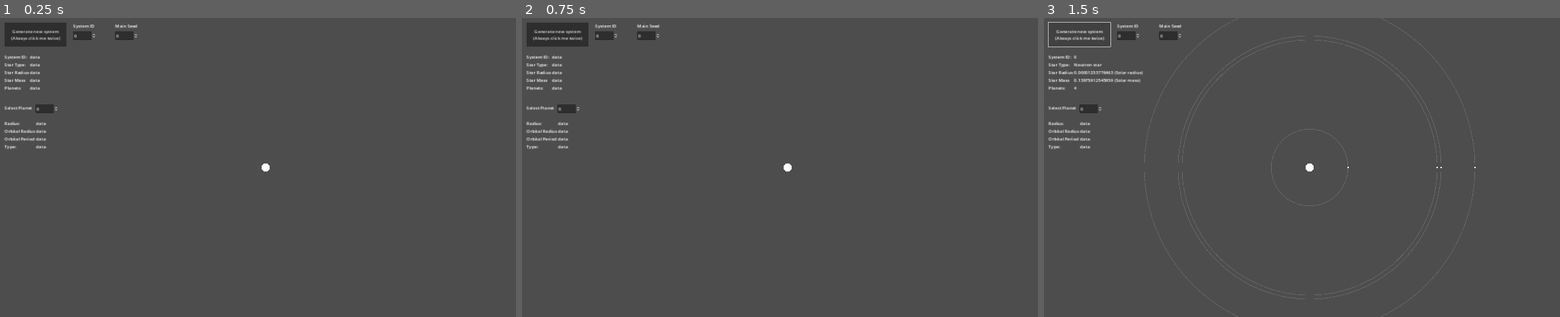
Above: before the commit, frames 1-3 (left to right).
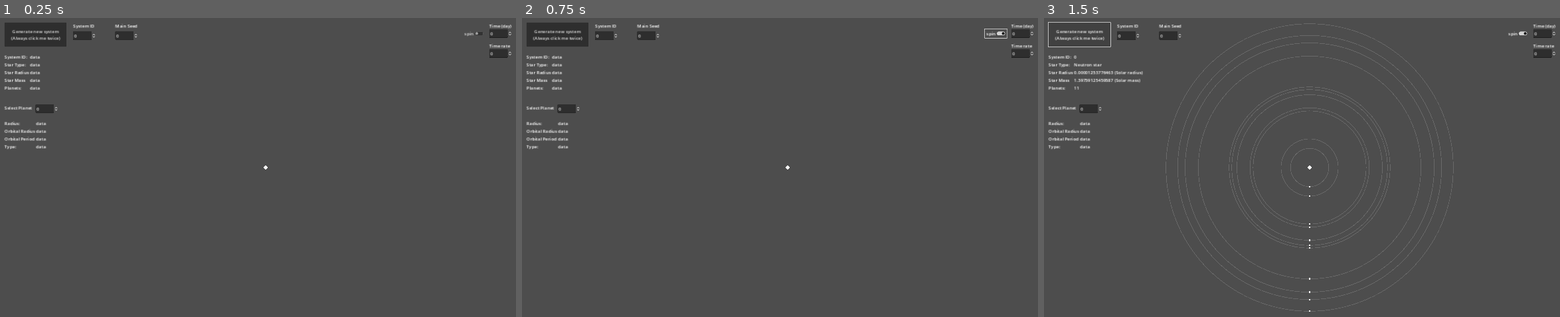
Above: after the commit, the same moments.

Repository: supereason333/untitled-space-game
Game: Godot game, scene res://dev/2nd_system_generation_map.tscn
Two runs of this game, one before a commit and one after it. Both use one fixed random seed, a clock stepped at 60 frames per second and the inputs below. This scene is started directly instead of the project's main scene.
Inputs (mouse positions are in pixels of both pictures, inside the frame that each line leads up to):
- Up to frame 1 (0.25 s): no input
- Up to frame 2 (0.75 s): click (996, 32) at 0.5 s, where only the run after the commit has a clickable "spin"
- Up to frame 3 (1.5 s): click "Generate new system (Always c…" at 1.25 s

The runs differ from the first frame. In frame 1, 0.3% of the frame differs, in the area x 50-100%, y 2-52%; in frame 2, 0.4%; in frame 3, 3.2%, in the area x 5-100%, y 0-100%.

Commit message:
planets spin around

Diff:
--- a/dev/2nd_system_generation_map.gd
+++ b/dev/2nd_system_generation_map.gd
@@ -2,6 +2,7 @@
 
 @onready var generator := $GeneratorRoot
 @onready var result_system := $ResultSystem
+@onready var time_selector := $GUI/TimeSelect
 
 var system
 var orbit_radius_scale := 30
@@ -13,7 +14,8 @@
 
 # Called every frame. 'delta' is the elapsed time since the previous frame.
 func _process(delta):
-	pass
+	if $GUI/DoSpin.button_pressed:
+		time_selector.value += $GUI/TimeRateSelect.value
 
 func _on_generate_button_pressed():
 	if result_system.get_child_count() != 0:
@@ -32,7 +34,6 @@
 	$GUI/PlanetSelect.max_value = planets - 1
 	$GUI/PlanetSelect.value = 0
 
-
 	queue_redraw()
 
 
@@ -41,19 +42,25 @@
 
 
 func _draw():
-	draw_circle(Vector2(0, 0), 15, Color.WHITE)
+	draw_circle(Vector2(0, 0), 7, Color.WHITE)
 	if system:
+		system = result_system.get_child(0)
 		for node in system.get_children():
-			var pos = Vector2(node.orbital_radius * orbit_radius_scale, 0)
+			var rads = 2 * PI * (time_selector.value / (node.orbital_period / 86400))
+			var pos = Vector2(node.orbital_radius * orbit_radius_scale * sin(rads), node.orbital_radius * orbit_radius_scale * cos(rads))
 			draw_arc(Vector2(0, 0), node.orbital_radius * orbit_radius_scale, 0, 360, 360, Color.DIM_GRAY, 2)
 			draw_circle(pos, 3, Color.WHITE)
 
 
 func _on_planet_select_value_changed(value):
-	system = result_system.get_child(0)
 	if system:
+		system = result_system.get_child(0)
 		var planet = system.get_child($GUI/PlanetSelect.value)
 		$GUI/PlanetLabels/DataLabels/Radius.text = str(planet.radius)
 		$GUI/PlanetLabels/DataLabels/OrbitalRadius.text = str(planet.orbital_radius) + " AU"
-		$GUI/PlanetLabels/DataLabels/OrbitalPeriod.text = str(planet.orbital_period) + " Days"
+		$GUI/PlanetLabels/DataLabels/OrbitalPeriod.text = str(planet.orbital_period / 86400) + " Days"
 		$GUI/PlanetLabels/DataLabels/Type.text = str(GeneratedIDs.PLANET_TYPE_STRING[planet.type])
+
+
+func _on_time_select_value_changed(value):
+	queue_redraw()
--- a/dev/2nd_system_generation_map.tscn
+++ b/dev/2nd_system_generation_map.tscn
@@ -34,6 +34,13 @@
 offset_right = 116.0
 offset_bottom = 338.0
 text = "Select Planet"
+
+[node name="jeepers creepers2" type="Label" parent="GUI"]
+offset_left = 1768.0
+offset_top = 16.0
+offset_right = 1868.0
+offset_bottom = 42.0
+text = "Time (day)"
 
 [node name="IDSpinBox" type="SpinBox" parent="GUI"]
 offset_left = 264.0
@@ -160,6 +167,37 @@
 offset_bottom = 343.0
 max_value = 15.0
 
+[node name="TimeSelect" type="SpinBox" parent="GUI"]
+offset_left = 1768.0
+offset_top = 40.0
+offset_right = 1851.06
+offset_bottom = 71.0
+max_value = 1e+09
+step = 0.1
+
+[node name="DoSpin" type="CheckButton" parent="GUI"]
+offset_left = 1672.0
+offset_top = 40.0
+offset_right = 1753.0
+offset_bottom = 71.0
+text = "spin"
+
+[node name="TimeRateSelect" type="SpinBox" parent="GUI"]
+offset_left = 1768.0
+offset_top = 112.0
+offset_right = 1851.06
+offset_bottom = 143.0
+step = 0.1
+
+[node name="jeepers creepers3" type="Label" parent="GUI"]
+offset_left = 1768.0
+offset_top = 88.0
+offset_right = 1868.0
+offset_bottom = 114.0
+text = "Time rate"
+
 [connection signal="value_changed" from="GUI/SeedSpinBox" to="." method="_on_seed_spin_box_value_changed"]
 [connection signal="pressed" from="GUI/GenerateButton" to="." method="_on_generate_button_pressed"]
 [connection signal="value_changed" from="GUI/PlanetSelect" to="." method="_on_planet_select_value_changed"]
+[connection signal="value_changed" from="GUI/TimeSelect" to="." method="_on_time_select_value_changed"]
+[connection signal="value_changed" from="GUI/TimeRateSelect" to="." method="_on_time_select_value_changed"]
--- a/world_generation/generator_root.gd
+++ b/world_generation/generator_root.gd
@@ -2,6 +2,7 @@
 
 func _ready():
 	#add_sibling.call_deferred(generate_system(0))
+	generate_system(0)
 	pass
 
 """
@@ -17,11 +18,11 @@
 	planet: kg
 	moons: kg
 """
-
+								# ["Rocky", "Gas giant", "Gas dwarf", "Ice giant"]
 const PLANET_TYPE_RADIUS_RANGE = [[5000, 10000], [20000, 80000], [10000, 20000], [25000, 50000]]		# so [3][0] would get Ice giant min size
-
-const STAR_TYPE_RADIUS_RANGE = [[44.6, 445.6], [0.008, 0.02], [0.0000115, 0.00001437], [0.09, 0.15]]	# max and min radii of stars
-const STAR_TYPE_DENSITY = [0.0178314, 1000000000, 100000000000000000, 46824.6]
+								# ["Red giant", "White dwarf", "Neutron star", "Red dwarf"]
+const STAR_TYPE_RADIUS_RANGE = [[44.6, 445.6], [0.008, 0.015], [0.0000115, 0.00001437], [0.09, 0.15]]	# max and min radii of stars
+const STAR_TYPE_DENSITY = [0.0178314, 600000000, 1000000000000000000, 46824.6]
 
 var chance_generate_moons := 0.9
 
@@ -52,7 +53,7 @@
 		planet_amount = rnd.randi_range(4, 6)
 		#print_debug("medium system")
 
-	for i in planet_amount:
+	for i in planet_amount:			# how is itnot in a range thing
 		system.add_child(generate_planet(GlobalUtils.solar_mass_to_kilogram(system.star_mass)))
 
 	# Sorts the planets in order
@@ -73,7 +74,7 @@
 	planet.type = rnd.randi_range(0, 3)			# sets type of planet
 	planet.radius = rnd.randf_range(PLANET_TYPE_RADIUS_RANGE[planet.type][0], PLANET_TYPE_RADIUS_RANGE[planet.type][1])	# generates radii based on planet type
 	planet.orbital_radius = rnd.randf_range(0.3, 20)
-	planet.orbital_period = sqrt(4 * pow(PI, 2) * pow(GlobalUtils.au_to_meter(planet.orbital_radius), 3) / (GlobalUtils.GRAV_CONST * parent_body_mass)) / 86400
+	planet.orbital_period = sqrt(4 * pow(PI, 2) * pow(GlobalUtils.au_to_meter(planet.orbital_radius), 3) / (GlobalUtils.GRAV_CONST * parent_body_mass))
 	"""
 	print_debug(str(planet.orbital_period / 86400) + " days orbit period")
 	print_debug("Orbital radius : " + str(planet.orbital_radius))
@@ -87,5 +88,5 @@
 
 
 func rnd_from_chance(input: float):			# chooses true/false from a chance. Input = 0.3 -> 30% to return true
-	if input < rnd.randf(): return false
+	if input > rnd.randf(): return false
 	else: return true
